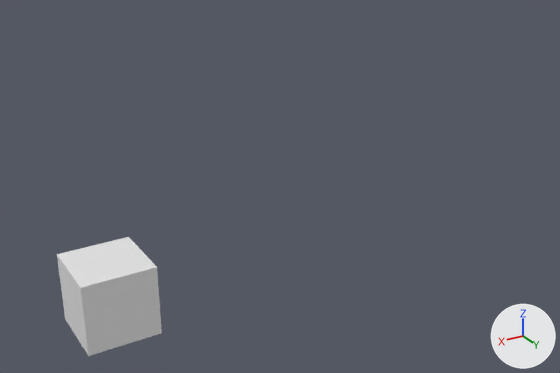
What one commit did to the Blender file workspace.blend.
Rendered twice from a 50 mm lens placed at (19.8, 17.7, 15.9), pointed at (2.6, -10.9, 1.6). Arrows for +X, +Y and +Z are at lower right; the lights stay in place.
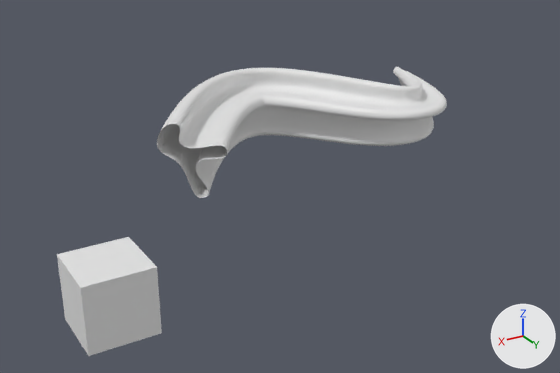
Changed parts and their boxes (x1, y1, x2, y2) in the pictures (560 x 373 px):
'NurbsPath.005', added
    after: (157, 67, 447, 198)

The change, as a list of edits to the scene's bpy script:
```text
Add cu_nurbspath_005:
    cu_nurbspath_005 = bpy.data.curves.new('NurbsPath.005', 'CURVE')
    cu_nurbspath_005.dimensions = '3D'
    _sp = cu_nurbspath_005.splines.new('NURBS'); _sp.points.add(4)
    _sp.points.foreach_set('co', [-5.176, -1.026, 0.0, 1.0, -0.723, 12.28, 0.0, 1.0, 0.849, 0.132, 0.0, 1.0, 2.44, -11.61, 0.0, 1.0, 12.5, 4.169, 0.0, 1.0])
    _sp.points.foreach_set('radius', [0.309, 1.0, 1.0, 1.0, 1.0])
    _sp.order_u = 5
    _sp.order_v = 0
    _sp.use_endpoint_u = True
    cu_nurbspath_005.use_path = True
    cu_nurbspath_005.bevel_mode = 'OBJECT'
    cu_nurbspath_005.fill_mode = 'FULL'
    cu_nurbspath_005.bevel_object = ob_beziercircle
Add ob_nurbspath_005:
    ob_nurbspath_005 = bpy.data.objects.new('NurbsPath.005', cu_nurbspath_005)
    ob_nurbspath_005.location = (-6.58, -19.21, 3.03)
```
